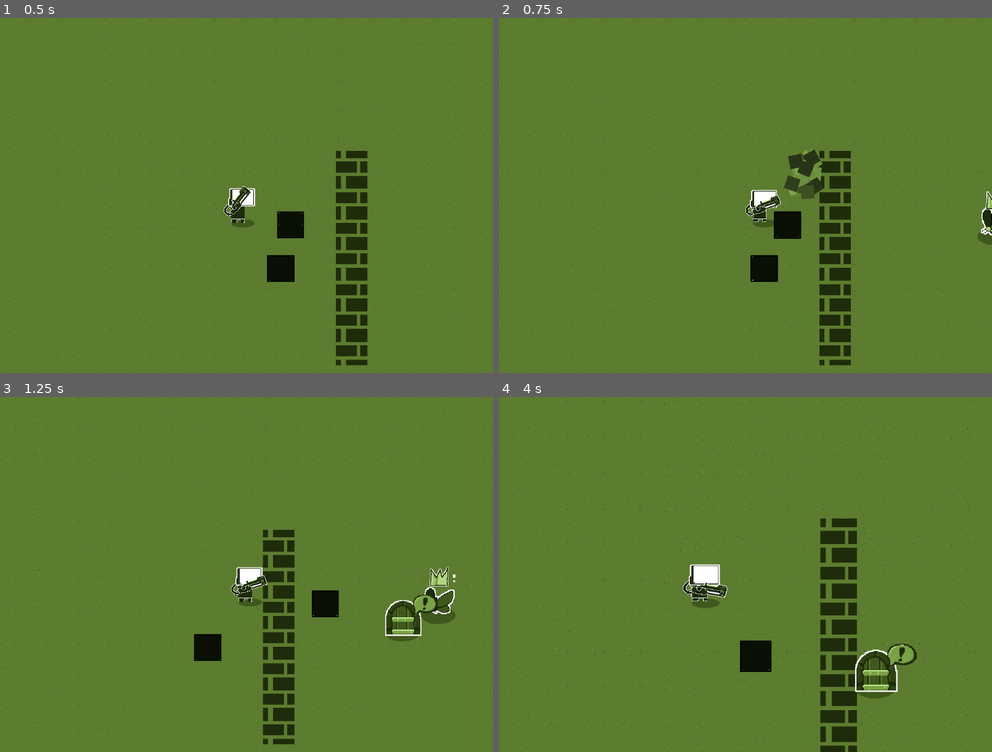
Above: before the commit, frames 1-4 (two rows, left to right).
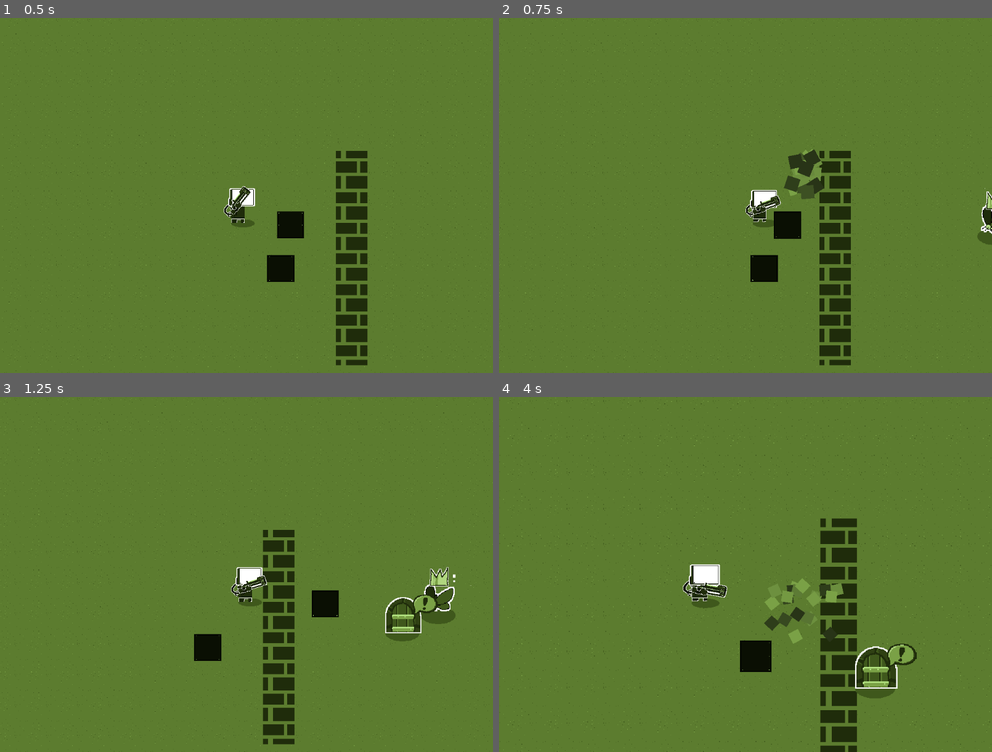
Above: after the commit, the same moments.

Repository: DeadM4nn/DeadmannGame
Game: Godot game, scene res://Levels/TestLevel/node_2d.tscn
Two runs of this game, one before a commit and one after it. Both use one fixed random seed, a clock stepped at 60 frames per second and the inputs below.
Inputs (mouse positions are in pixels of both pictures, inside the frame that each line leads up to):
- Up to frame 1 (0.5 s): no input
- Up to frame 2 (0.75 s): tap Enter at 0.5 s; move the mouse to (853, 177) at 0.52 s; press the mouse at (853, 177) at 0.53 s; hold Right (ui_right) from 0.53 s (still down)
- Up to frame 3 (1.25 s): keep holding Right (ui_right); right-click (354, 556) at 0.8 s
- Up to frame 4 (4 s): move the mouse to (646, 592) at 1.27 s; release Right (ui_right) at 1.28 s; release the mouse at (646, 592) at 1.28 s; hold Down (ui_down) 1.28-2.03 s; right-click (646, 592) at 1.35 s; click (646, 592) at 1.55 s; move the mouse to (794, 496) at 2.02 s; hold Right (ui_right) 2.03-2.78 s; hold Space (Canon) 2.03-2.78 s; right-click (794, 496) at 2.3 s; move the mouse to (720, 645) at 2.77 s; hold Up (ui_up) 2.78-3.53 s; click (720, 645) at 2.85 s; move the mouse to (893, 627) at 3.52 s; hold Left (ui_left) from 3.53 s (still down); hold Mouse wheel up (zoom_in) from 3.53 s (still down); right-click (893, 627) at 3.8 s

Frame 1 is identical in both runs. In frame 2, less than 0.1% of the frame differs, in the area x 97-100%, y 52-62%; in frame 3, 0.5%; in frame 4, 1.3%, in the area x 53-81%, y 51-84%.

Commit message:
Swappable Implemented

Diff:
--- a/Element/Player/Gun/Bullet/BulletBehaviour.gd
+++ b/Element/Player/Gun/Bullet/BulletBehaviour.gd
@@ -1,12 +1,14 @@
 extends Node2D
+
+## Specifies wether the type is on RIGHT or LEFT
+
 
 ## Bullet speed
 @export var speed : float = 50.0
 
 # Called when the node enters the scene tree for the first time.
 func _ready():
-	pass # Replace with function body.
-
+	pass
 
 # Called every frame. 'delta' is the elapsed time since the previous frame.
 func _process(delta):
--- a/Element/Player/Gun/Bullet/default.tscn
+++ b/Element/Player/Gun/Bullet/default.tscn
@@ -1,6 +1,7 @@
-[gd_scene load_steps=8 format=3 uid="uid://c170vi5j4hrib"]
+[gd_scene load_steps=10 format=3 uid="uid://c170vi5j4hrib"]
 
 [ext_resource type="Texture2D" uid="uid://codcjkedjagma" path="res://Asset/Sprite/bullet_default.png" id="1_wse5y"]
+[ext_resource type="FontFile" uid="uid://874ts3j7ciws" path="res://Asset/Font/origami-mommy.regular.ttf" id="2_6bxai"]
 
 [sub_resource type="PhysicsMaterial" id="PhysicsMaterial_bq0gq"]
 bounce = 1.0
@@ -10,9 +11,19 @@
 
 const EXPLOSION_INSTANCE : PackedScene = preload(\"res://Element/Explosion/Explosion.tscn\")
 
+var swap_type : Player.SWAP
+
+var player : Player
+
 # Called when the node enters the scene tree for the first time.
 func _ready():
 	$Spin.play(\"BulletSpin\")
+
+	if swap_type == Player.SWAP.RIGHT:
+		$Label.text = \"R\"
+	elif swap_type == Player.SWAP.LEFT:
+		$Label.text = \"L\"
+
 
 
 # Called every frame. 'delta' is the elapsed time since the previous frame.
@@ -27,6 +38,9 @@
 		var curr_explosion = EXPLOSION_INSTANCE.instantiate()
 		get_tree().root.add_child(curr_explosion)
 		curr_explosion.global_position = global_position
+
+	if player.is_inside_tree() and body is Swappable:
+		player.set_swapper(swap_type, body)
 "
 
 [sub_resource type="CapsuleShape2D" id="CapsuleShape2D_ertxx"]
@@ -70,6 +84,12 @@
 "RESET": SubResource("Animation_vla64")
 }
 
+[sub_resource type="LabelSettings" id="LabelSettings_14b4h"]
+font = ExtResource("2_6bxai")
+font_size = 32
+font_color = Color(0.121094, 0.171875, 0.0429688, 1)
+outline_size = 6
+
 [node name="default" type="RigidBody2D"]
 collision_layer = 16
 collision_mask = 2147483650
@@ -79,10 +99,6 @@
 max_contacts_reported = 1
 contact_monitor = true
 script = SubResource("GDScript_joihv")
-
-[node name="Texture" type="Sprite2D" parent="."]
-scale = Vector2(3, 3)
-texture = ExtResource("1_wse5y")
 
 [node name="CollisionShape2D" type="CollisionShape2D" parent="."]
 scale = Vector2(-3.99873, 2.95103)
@@ -95,8 +111,19 @@
 "": SubResource("AnimationLibrary_7bvjm")
 }
 
+[node name="Texture" type="Sprite2D" parent="."]
+scale = Vector2(3, 3)
+texture = ExtResource("1_wse5y")
+
 [node name="Label" type="Label" parent="."]
-offset_right = 40.0
+z_index = 1
+offset_left = -23.0
+offset_top = -22.0
+offset_right = 22.0
 offset_bottom = 23.0
+text = "R"
+label_settings = SubResource("LabelSettings_14b4h")
+horizontal_alignment = 1
+vertical_alignment = 1
 
 [connection signal="body_entered" from="." to="." method="_on_hit"]
--- a/Element/Player/Gun/GunBehaviour.gd
+++ b/Element/Player/Gun/GunBehaviour.gd
@@ -4,6 +4,8 @@
 const BULLET_FILE : PackedScene = preload("res://Element/Player/Gun/Bullet/default.tscn")
 ## Specifies which scene is used as a bullet
 const SWAP_BULLET_FILE : PackedScene = preload("res://Element/SwappableBullet/Bullet.tscn")
+
+@export var player : NodePath
 
 ## Keeps track if the texture is flipped
 var is_flipped : bool = false
@@ -18,13 +20,21 @@
 
 # Duck Typed : Shoot. Spawns a bullet. Bullet is instantiated from
 # BULLET_FILE
-func shoot( pivot_rotation : float = 0.00, curr_bull_speed : float = bullet_speed) -> void:
+func shoot( pivot_rotation : float = 0.00, type : Player.SWAP = Player.SWAP.RIGHT ) -> void:
 	var curr_bullet = BULLET_FILE.instantiate()
+
+	var curr_bull_speed = bullet_speed
+
+
+	# My eyes hort looking at this. Im sorry for the crimes Ive committed
+	curr_bullet.swap_type = type
+	curr_bullet.player = get_node(player)
 
 	$Audio/Shoot.play()
 
 	curr_bullet.position = $Nozzle.global_position
 	curr_bullet.global_rotation = global_rotation
+
 
 	get_tree().get_root().call_deferred("add_child", curr_bullet)
 
--- a/Element/Player/PlayerControl.gd
+++ b/Element/Player/PlayerControl.gd
@@ -20,6 +20,12 @@
 }
 
 
+## Dictates which slot to be filled
+enum SWAP{
+	LEFT,
+	RIGHT,
+}
+
 ## Keeps track if the body is flipped
 var is_flipped : bool = false
 
@@ -28,6 +34,9 @@
 	STATES.IDLE : "IDLE",
 	STATES.WALKING : "WALKING",
 }
+
+## Points to the two 2 Nodes
+var swapper : Array = [null, null]
 
 
 ## Holds the texture of a Holdable
@@ -110,8 +119,10 @@
 
 
 func _unhandled_input(event):
-	if event.is_action_pressed("shoot"):
-		gun.shoot($"Gun Pivot".rotation)
+	if event.is_action_pressed("shoot_l"):
+		gun.shoot($"Gun Pivot".rotation, SWAP.LEFT)
+	elif event.is_action_pressed("shoot_r"):
+		gun.shoot($"Gun Pivot".rotation, SWAP.RIGHT)
 
 	if event.is_action_pressed("Canon") and hold_slot != null :
 		gun.shoot_swappable(hold_slot, $"Gun Pivot".rotation)
@@ -172,3 +183,35 @@
 	elif value == null and is_inside_tree():
 		$Sprite/UpperBody/Item.visible = false
 	hold_slot = value
+
+## Sets the swapper
+func set_swapper(type : SWAP, target : Swappable):
+	if not target in swapper:
+		swapper[type] = target
+
+	if not swapper.has(null):
+		swap_behaviour()
+
+
+func swap_behaviour():
+	var LEFT_BEHAVIOUR = swapper[SWAP.LEFT].behaviour_value.duplicate()
+	var RIGHT_BEHAVIOUR = swapper[SWAP.RIGHT].behaviour_value.duplicate()
+
+
+	print("The LEFT SIDE BEHAVIOUR : %s" % swapper[SWAP.LEFT].behaviour_value)
+	print("The RIGHT SIDE BEHAVIOUR : %s" % swapper[SWAP.RIGHT].behaviour_value)
+
+	swapper[SWAP.LEFT].reset_behaviour()
+	swapper[SWAP.RIGHT].reset_behaviour()
+
+
+	swapper[SWAP.LEFT].behaviour_value = RIGHT_BEHAVIOUR
+	swapper[SWAP.LEFT].set_behaviour()
+
+	swapper[SWAP.RIGHT].behaviour_value = LEFT_BEHAVIOUR
+	swapper[SWAP.RIGHT].set_behaviour()
+#
+	print("The LEFT SIDE BEHAVIOUR : %s" % swapper[SWAP.LEFT].behaviour_value)
+	print("The RIGHT SIDE BEHAVIOUR : %s" % swapper[SWAP.RIGHT].behaviour_value)
+
+	swapper = [null, null]
--- a/Element/Player/player.tscn
+++ b/Element/Player/player.tscn
@@ -289,6 +289,7 @@
 z_index = 90
 position = Vector2(15, -5)
 scale = Vector2(0.291684, 0.291684)
+player = NodePath("../../..")
 
 [node name="Nozzle" parent="Gun Pivot/GunAndHand/Gun" index="1"]
 position = Vector2(394.262, -44)
@@ -334,7 +335,6 @@
 [node name="Pickup" type="AudioStreamPlayer2D" parent="Audio"]
 stream = ExtResource("11_m0v06")
 
-[connection signal="win_game" from="." to="." method="_on_win_game"]
 [connection signal="timeout" from="ShootInterval" to="." method="_on_shoot_interval_timeout"]
 [connection signal="area_entered" from="Touch" to="." method="_check_death"]
 
--- a/Element/Swappable/base_swappable.gd
+++ b/Element/Swappable/base_swappable.gd
@@ -108,10 +108,10 @@
 
 	# If the Swappable is wall
 	if behaviour_value[BEHAVIOURS.IS_WALL]:
-		freeze = true
+		call_deferred("set_freeze_enabled", true)
 		$Wall/Shape.call_deferred("set_disabled", false)
 	else:
-		freeze = false
+		call_deferred("set_freeze_enabled", false)
 		$Wall/Shape.call_deferred("set_disabled", true)
 
 	# If the Swapppable is
@@ -119,6 +119,21 @@
 		$Crown.visible = true
 	else:
 		$Crown.visible = false
+
+	# If the Swapppable is Pickupable
+	if behaviour_value[BEHAVIOURS.IS_PICKUP]:
+		$Floating.play("Float")
+	else:
+		$Floating.play("RESET")
+		$Floating.stop()
+
+	if not behaviour_value[BEHAVIOURS.IS_CHASING]:
+		sleeping = true
+		$ChatAnimation.play("Open")
+		$ChatAnimation.stop()
+	else:
+		$EyeSight.monitoring = false
+		$EyeSight.monitoring = true
 
 
 func jump():
@@ -142,7 +157,7 @@
 		player = null
 		sleeping = true
 
-		if behaviour_value[BEHAVIOURS.IS_CHASING]:
+		if behaviour_value[BEHAVIOURS.IS_CHASING] and $Audio/Down.is_inside_tree():
 			$Audio/Down.play()
 			$ChatAnimation.play_backwards("Open")
 
@@ -169,3 +184,17 @@
 func pickup_swappable() -> Texture2D:
 	queue_free()
 	return get_node("Sprite/Sprite").texture
+
+
+func reset_behaviour():
+	behaviour_value = {
+		BEHAVIOURS.IS_FLYING : false,
+		BEHAVIOURS.IS_CHASING : false, # Makes Incremental Movement Towars The Player
+		BEHAVIOURS.IS_DANGEROUS : false,
+		BEHAVIOURS.IS_VOLETILE : false,
+		BEHAVIOURS.IS_WALL : false,
+		BEHAVIOURS.IS_PICKUP : false,
+		BEHAVIOURS.IS_TROPHY : false,
+	}
+
+	set_behaviour()
--- a/Element/Swappable/base_swappable.tscn
+++ b/Element/Swappable/base_swappable.tscn
@@ -159,10 +159,10 @@
 }
 
 [sub_resource type="CircleShape2D" id="CircleShape2D_el2j4"]
-radius = 63.3877
-
-[sub_resource type="RectangleShape2D" id="RectangleShape2D_2vmo7"]
-size = Vector2(122, 134)
+radius = 76.0263
+
+[sub_resource type="CircleShape2D" id="CircleShape2D_cyhsj"]
+radius = 46.0435
 
 [node name="BaseSwappable" type="RigidBody2D"]
 collision_layer = 2147483648
@@ -200,7 +200,6 @@
 offset = Vector2(-28.695, 17.47)
 
 [node name="CollisionShape2D" type="CollisionShape2D" parent="."]
-visible = false
 scale = Vector2(1.17023, 1.17023)
 shape = SubResource("CircleShape2D_u352e")
 
@@ -254,15 +253,13 @@
 collision_mask = 64
 
 [node name="Shape" type="CollisionShape2D" parent="Touch"]
-visible = false
 shape = SubResource("CircleShape2D_el2j4")
 
 [node name="Wall" type="StaticBody2D" parent="."]
 collision_layer = 2
 
 [node name="Shape" type="CollisionShape2D" parent="Wall"]
-visible = false
-shape = SubResource("RectangleShape2D_2vmo7")
+shape = SubResource("CircleShape2D_cyhsj")
 
 [node name="Crown" parent="." instance=ExtResource("8_uain4")]
 position = Vector2(0, -62)
--- a/project.godot
+++ b/project.godot
@@ -54,7 +54,7 @@
 , Object(InputEventKey,"resource_local_to_scene":false,"resource_name":"","device":-1,"window_id":0,"alt_pressed":false,"shift_pressed":false,"ctrl_pressed":false,"meta_pressed":false,"pressed":false,"keycode":0,"physical_keycode":83,"key_label":0,"unicode":115,"echo":false,"script":null)
 ]
 }
-shoot={
+shoot_l={
 "deadzone": 0.5,
 "events": [Object(InputEventMouseButton,"resource_local_to_scene":false,"resource_name":"","device":-1,"window_id":0,"a …(253 unchanged characters)…
 ]
@@ -78,6 +78,11 @@
 "events": [Object(InputEventKey,"resource_local_to_scene":false,"resource_name":"","device":-1,"window_id":0,"alt_pressed":false,"shift_pressed":false,"ctrl_pressed":false,"meta_pressed":false,"pressed":false,"keycode":0,"physical_keycode":32,"key_label":0,"unicode":32,"echo":false,"script":null)
 ]
 }
+shoot_r={
+"deadzone": 0.5,
+"events": [Object(InputEventMouseButton,"resource_local_to_scene":false,"resource_name":"","device":-1,"window_id":0,"alt_pressed":false,"shift_pressed":false,"ctrl_pressed":false,"meta_pressed":false,"button_mask":0,"position":Vector2(0, 0),"global_position":Vector2(0, 0),"factor":1.0,"button_index":2,"canceled":false,"pressed":false,"double_click":false,"script":null)
+]
+}
 
 [rendering]
 
Binary file added: Asset/Font/origami-mommy.regular.ttf
Not shown, added: Asset/Font/origami-mommy.regular.ttf.import
